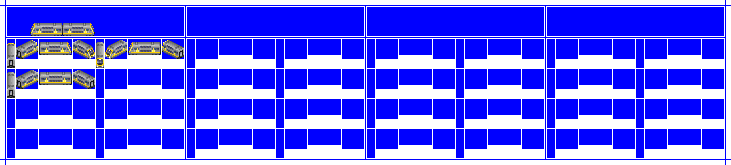
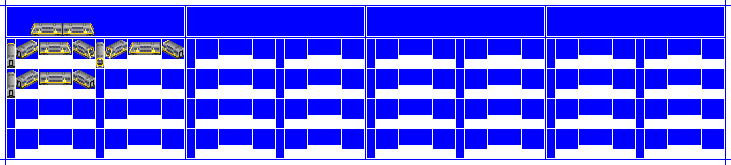
Layers edited between the first and the second 731x165 image:
renamed "CC1 copy #2" to "Liv0", painted on it over (23, 23, 177, 88)